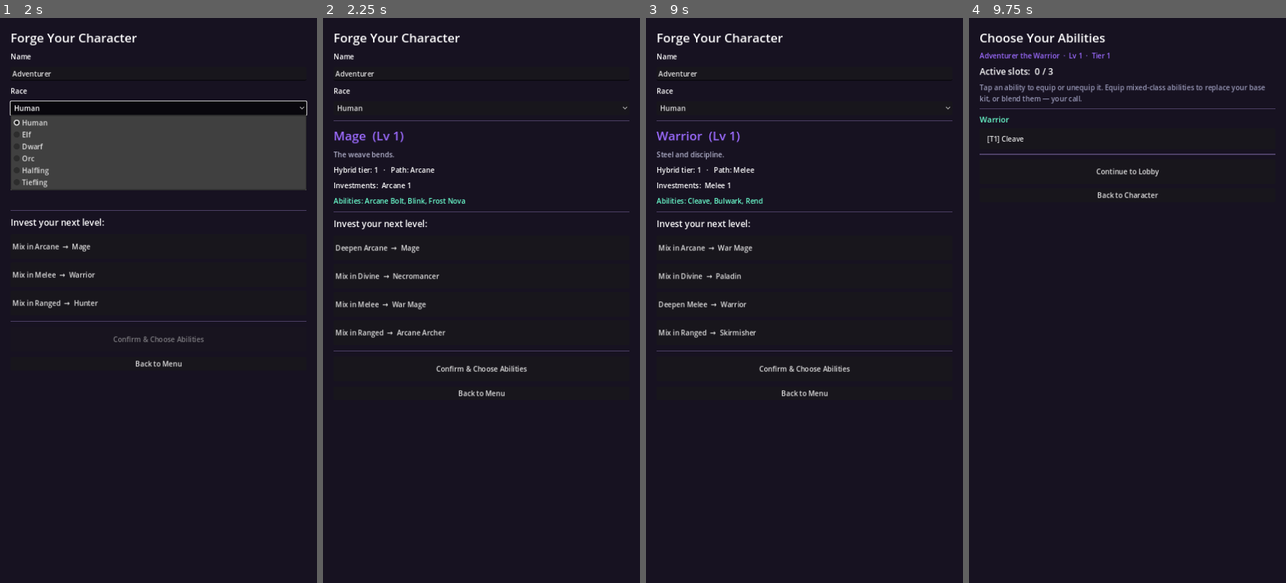
Above: before the commit, frames 1-4 (left to right).
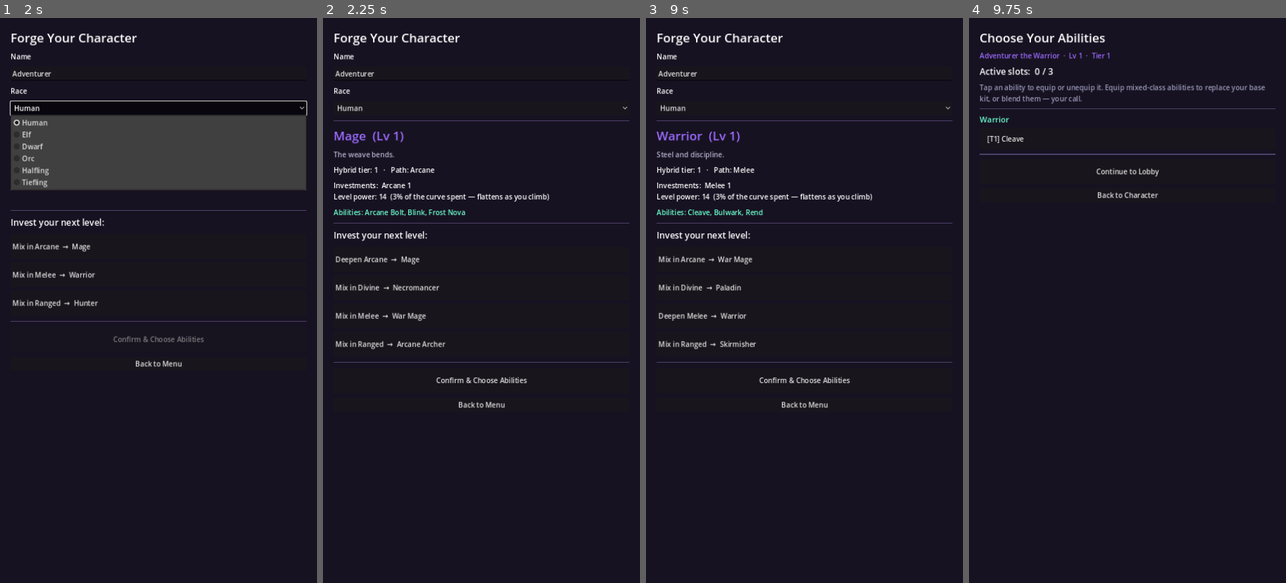
Above: after the commit, the same moments.

Repository: coldfront96/necromander
Game: Godot game, scene res://scenes/main_menu/MainMenu.tscn
The game is run twice, just before and just after one commit, with the same random seed, the same clock (stepped at 60 frames per second) and the same inputs.
Inputs:
- Up to frame 1 (2 s): click "New Character" at 0.5 s; click "Human" at 1.25 s
- Up to frame 2 (2.25 s): click "Mix in Arcane → Mage" at 2 s
- Up to frame 3 (9 s): click "Confirm & Choose Abilities" at 2.75 s; click "Continue to Lobby" at 3.5 s; click "Toggle Ready" at 4.25 s; click "Toggle Ready" at 5 s; click "Leave" at 5.75 s; click "Host" at 6.5 s; click "Back to Menu" at 7.25 s; click "New Character" at 8 s; click "Mix in Melee → Warrior" at 8.75 s
- Up to frame 4 (9.75 s): click "Confirm & Choose Abilities" at 9.5 s

Frame 1 is identical in both runs. In frame 2, 3.9% of the frame differs, in the area x 3-97%, y 31-69%; in frame 3, 3.8%; in frame 4, nothing differs.

Commit message:
Replace hard level cap with soft-cap diminishing-power model
Adopt a LootFiend-style soft cap instead of a hard level cap:
- CharacterBuild: remove LEVEL_CAP/at_level_cap; add level_power() (asymptotic
  to LEVEL_POWER_MAX), level_power_ratio(), past_soft_cap(); leveling is now
  uncapped. Loadout slots scale with level up to the soft cap (~100).
- Character creation: show live level-power readout + % of curve spent; replace
  the cap wall with an informational soft-cap note; leveling never blocked.
- DESIGN.md 3.7 rewritten to the soft-cap model; resolved-decisions updated
  (no hard cap; mixing stays automatic per user preference).

Mixing remains automatic (emergent identity) per user's preference.

Diff:
--- a/scenes/character_creation/CharacterCreation.gd
+++ b/scenes/character_creation/CharacterCreation.gd
@@ -122,7 +122,7 @@
 		tagline_label.text = c["tagline"]
 		tier_label.text = "Hybrid tier: %d   ·   Path: %s" % [
 			c["tier"], " + ".join(_pretty_aspects(c["aspect_set"]))]
-		aspect_lines.text = _aspect_breakdown()
+		aspect_lines.text = _aspect_breakdown() + "\n" + _power_line()
 		abilities_label.text = "Abilities: " + (", ".join(c["abilities"]) if not c["abilities"].is_empty() else "—")
 	else:
 		class_label.text = "Wanderer"
@@ -140,12 +140,12 @@
 	for child in options_box.get_children():
 		child.queue_free()
 
-	# At the vertical cap, no more aspect investment — only Ascension (post-cap).
-	if build.at_level_cap():
-		var capped := _label("Level cap (%d) reached — further growth is Ascension only (DESIGN.md 3.7)." % CharacterBuild.LEVEL_CAP)
-		capped.add_theme_color_override("font_color", Color(1.0, 0.85, 0.4))
-		options_box.add_child(capped)
-		return
+	# No hard cap — leveling continues forever (DESIGN.md 3.7). Past the soft cap
+	# we just note that raw level power has mostly flattened.
+	if build.past_soft_cap():
+		var note := _label("Past soft cap (%d): each level now adds little raw power — lean on gear, build synergy & Ascension." % CharacterBuild.LEVEL_SOFT_CAP)
+		note.add_theme_color_override("font_color", Color(1.0, 0.85, 0.4))
+		options_box.add_child(note)
 
 	var candidate_ids: Array
 	if not has_started:
@@ -184,6 +184,11 @@
 		parts.append("%s %d" % [ClassSystem.aspect_display(id), build.level_in(id)])
 	return "Investments:  " + ("   ".join(parts) if not parts.is_empty() else "—")
 
+func _power_line() -> String:
+	var pct := int(round(build.level_power_ratio() * 100.0))
+	return "Level power: %d  (%d%% of the curve spent — flattens as you climb)" % [
+		int(build.level_power()), pct]
+
 func _pretty_aspects(ids: Array) -> Array:
 	var out: Array = []
 	for id in ids:
--- a/scripts/model/CharacterBuild.gd
+++ b/scripts/model/CharacterBuild.gd
@@ -15,25 +15,44 @@
 ## this is just the equipped subset. See DESIGN.md 3.5.
 @export var loadout: Array = []
 
-## Infinite, horizontal post-cap progression (paragon-style). Grants loadout
+## Infinite, horizontal post-soft-cap progression (paragon-style). Grants loadout
 ## slots (capped) and cosmetics — never raw power. See DESIGN.md 3.7.
 @export var ascension_rank: int = 0
 
-## Vertical level cap. Past this, only Ascension rank grows.
-const LEVEL_CAP := 60
+# --- Soft-cap power model (DESIGN.md 3.7) -------------------------------------
+# Leveling is UNCAPPED. But the raw stat power a level contributes follows a
+# diminishing curve: big gains early, asymptotically flattening toward a ceiling.
+# So levels matter a lot at first, then get outshined by other power systems
+# (gear, build synergy, Ascension). This keeps PvP sane — no amount of grinding
+# pushes the level term past LEVEL_POWER_MAX — while never imposing a hard wall.
+const LEVEL_POWER_MAX := 500.0      ## asymptotic ceiling of level's stat contribution
+const LEVEL_POWER_FALLOFF := 0.972  ## per-level approach rate (closer to 1 = slower)
+## The level by which the curve is ~95% spent. Past here, leveling is mostly
+## about unlocking ability tiers and horizontal progression, not raw power.
+const LEVEL_SOFT_CAP := 100
+
 const BASE_SLOTS := 3
 ## PvP-sanity ceiling on how many extra slots Ascension can ever grant.
 const MAX_ASCENSION_SLOTS := 4
 
-## True once the character has hit the vertical cap and can only Ascend further.
-func at_level_cap() -> bool:
-	return total_level() >= LEVEL_CAP
+## Diminishing raw stat power contributed by character level. Asymptotic to
+## LEVEL_POWER_MAX — the heart of the soft-cap model.
+func level_power() -> float:
+	return round(LEVEL_POWER_MAX * (1.0 - pow(LEVEL_POWER_FALLOFF, total_level())))
 
-## How many abilities may be active at once. Grows slowly with level, plus a
-## capped contribution from Ascension. Tunable — see DESIGN.md 3.7.
+## How "spent" the level curve is, 0..1. For UI ("levels now matter less").
+func level_power_ratio() -> float:
+	return 1.0 - pow(LEVEL_POWER_FALLOFF, total_level())
+
+## True once past the soft cap — informational only; leveling still continues.
+func past_soft_cap() -> bool:
+	return total_level() >= LEVEL_SOFT_CAP
+
+## How many abilities may be active at once. Grows slowly with level (capped at
+## the soft cap so it stays a fair PvP lever), plus a capped Ascension bonus.
 func max_loadout_slots() -> int:
-	var capped_level := min(total_level(), LEVEL_CAP)
-	var from_levels := int(capped_level / 10)            # +1 every 10 levels (0..6)
+	var capped_level := min(total_level(), LEVEL_SOFT_CAP)
+	var from_levels := int(capped_level / 10)            # +1 every 10 levels (0..10)
 	var from_ascension := min(int(ascension_rank / 2), MAX_ASCENSION_SLOTS)
 	return BASE_SLOTS + from_levels + from_ascension
 
Not shown, changed: DESIGN.md
